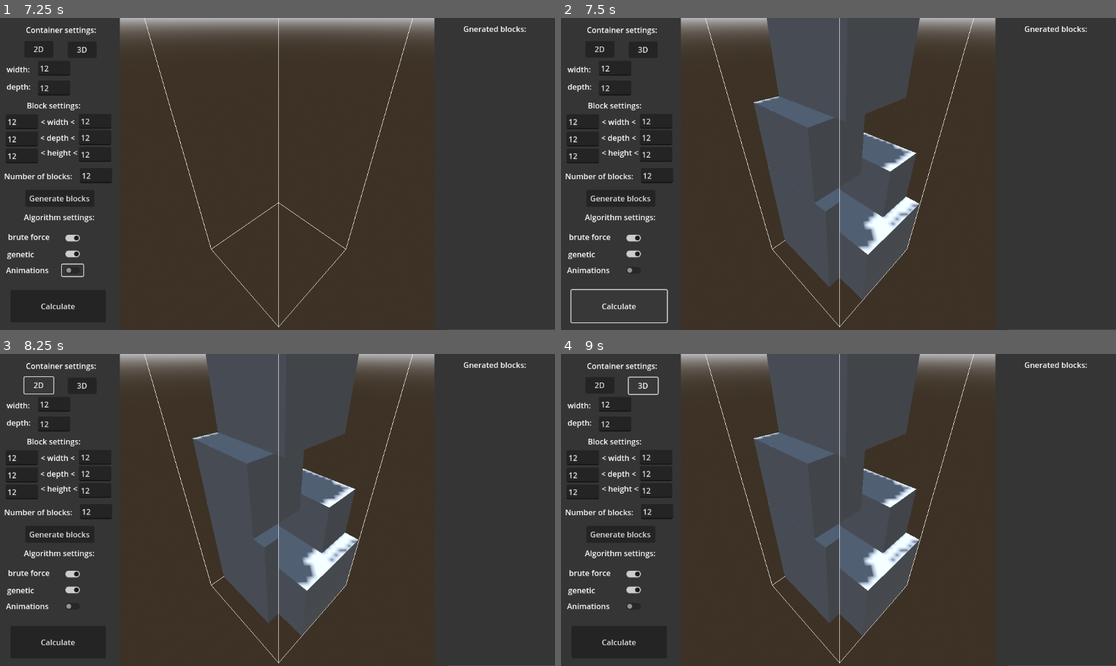
Above: before the commit, frames 1-4 (two rows, left to right).
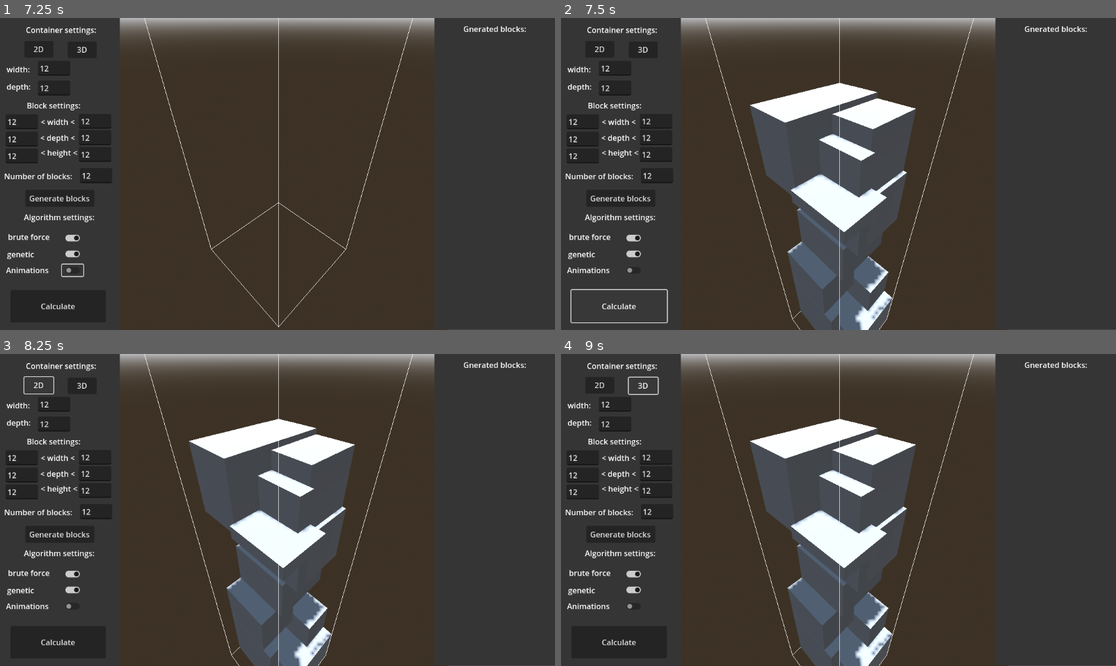
Above: after the commit, the same moments.

Repository: FilipAntonijevic/Optimal_block_packing
Game: Godot game, scene res://Scenes/Main.tscn
Same seed, same stepped clock (60 frames per second), same inputs: the game is played once before the commit and once after it.
Inputs (mouse positions are in pixels of both pictures, inside the frame that each line leads up to):
- Up to frame 1 (7.25 s): click (94, 177) at 0.52 s; type "12" at 0.6 s; click (94, 155) at 0.75 s; type "12" at 0.83 s; click (22, 155) at 0.98 s; type "12" at 1.07 s; click (94, 136) at 1.27 s; type "12" at 1.35 s; click (22, 139) at 1.5 s; type "12" at 1.58 s; click (94, 120) at 1.73 s; type "12" at 1.82 s; click (22, 120) at 2.02 s; type "12" at 2.1 s; click (55, 86) at 2.25 s; type "12" at 2.33 s; click (55, 67) at 2.48 s; type "12" at 2.57 s; click "2D" at 2.75 s; click "3D" at 3.5 s; click "Generate blocks" at 4.25 s; click (72, 239) at 5 s; click (72, 255) at 5.75 s; click (72, 270) at 6.5 s
- Up to frame 2 (7.5 s): click "Calculate" at 7.25 s
- Up to frame 3 (8.25 s): click "2D" at 8 s
- Up to frame 4 (9 s): click "3D" at 8.75 s

Frame 1 is identical in both runs. In frame 2, 17% of the frame differs, in the area x 34-65%, y 0-100%; in frame 3, 17%; in frame 4, 17%.

Commit message:
Added camera autoscroll.

Diff:
--- a/optimal_block_packing/Scripts/Container.gd
+++ b/optimal_block_packing/Scripts/Container.gd
@@ -5,9 +5,10 @@
 
 @export var height: float = 1000
 @export var color: Color = Color(1, 1, 1)
-@export var zoom_speed: float = 1
-@export var camera_min_height: float = 0
+@export var zoom_speed: float = GlobalData.max_block_height * 0.25
+@export var camera_min_height: float = -10
 @export var camera_max_height: float = 1000
+@export var camera_autoscroll_enabled : bool = true
 
 var camera_distance: float
 var rotating := false
@@ -89,9 +90,12 @@
 	if event is InputEventMouseButton and event.pressed:
 		var camera = $Camera3D
 		if event.button_index == MOUSE_BUTTON_WHEEL_DOWN:
+			camera_autoscroll_enabled = false
 			camera.position.y = max(camera_min_height, camera.position.y - zoom_speed)
 		elif event.button_index == MOUSE_BUTTON_WHEEL_UP:
-			camera.position.y += zoom_speed
+			camera.position.y = min(max(GlobalData.container_width ,GlobalData.container_depth) * 2 + GlobalData.get_height(), camera.position.y + zoom_speed)
+			if camera.position.y >= GlobalData.get_height():
+				camera_autoscroll_enabled = true
 
 	if event is InputEventMouseMotion and rotating:
 		var delta = event.position - last_mouse_pos
@@ -132,7 +136,10 @@
 	var t_block_y: CandidatePoint = CandidatePoint.new(best_point.x , best_point.y  + block.height, best_point.z, 0, 0)
 	var t_block_z: CandidatePoint = CandidatePoint.new(best_point.x , best_point.y , best_point.z + block.depth, 0, 0)
 	update_candidate_points(t_block_x, t_block_y, t_block_z, block)
-
+	if camera_autoscroll_enabled:
+		var new_camera_height = GlobalData.get_height() + max(GlobalData.container_depth, GlobalData.container_width)/2
+		if new_camera_height > camera_min_height:
+			$Camera3D.position.y = new_camera_height
 func check_for_overlaps(i, best_point, block):
 	var overlap = false
 	var heighest_intersecting_block_height = best_point.y
@@ -217,7 +224,7 @@
 				if max_val > t_best_z_max:
 					t_best_z_max = max_val
 					t_best_z = t
-		if t.x <= t_block_y.x and t.z <= t_block_y.z and t.y <= t_block_y.y and t.width == 0 and t.depth == 0:
+		if t.x <= t_block_y.x and t.z <= t_block_y.z and t.y <= t_block_y.y:
 			var max_val = t.y
 			if max_val > t_best_y_max:
 				t_best_y_max = max_val
--- a/optimal_block_packing/Scripts/Control_panel.gd
+++ b/optimal_block_packing/Scripts/Control_panel.gd
@@ -104,6 +104,7 @@
 	if parsed < block_min_height:
 		parsed = block_min_height
 	block_max_height = parsed
+	GlobalData.max_block_height = block_max_height
 	$Block_max_height_line_edit.text = str(block_max_height)
 
 func _on_number_of_blocks_line_edit_text_submitted(new_text: String) -> void:
--- a/optimal_block_packing/Scripts/global_data.gd
+++ b/optimal_block_packing/Scripts/global_data.gd
@@ -5,6 +5,7 @@
 @export var container_depth: float = 1
 @export var min_block_width: float = 0.1
 @export var min_block_depth: float = 0.1
+@export var max_block_height: float = 5
 
 @export var blocks: Array = []
 @export var candidate_points: Array[CandidatePoint] = []  # koristi Resource klasu
@@ -31,3 +32,6 @@
 	)
 
 	candidate_points.insert(idx, point)
+
+func get_height() -> float:
+	return candidate_points.back().y
